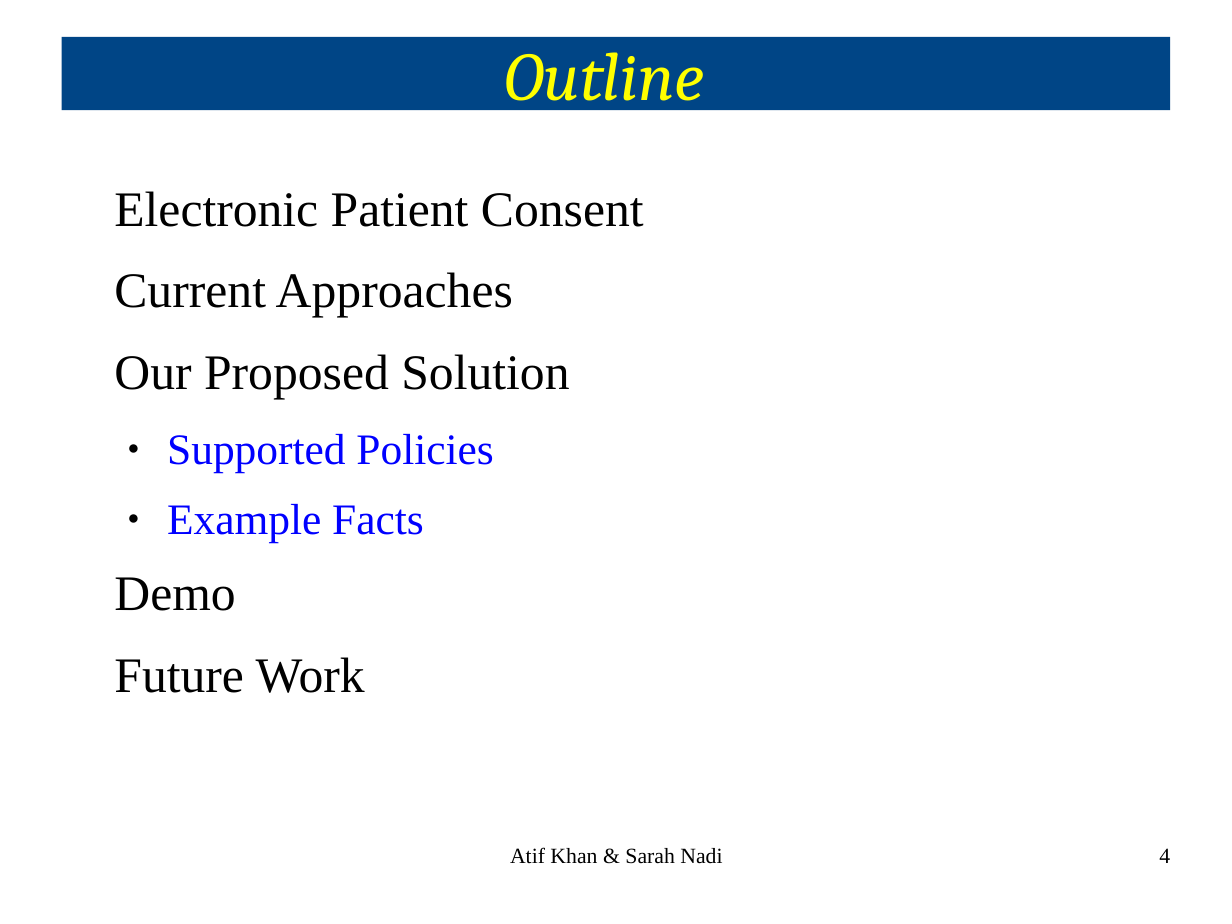
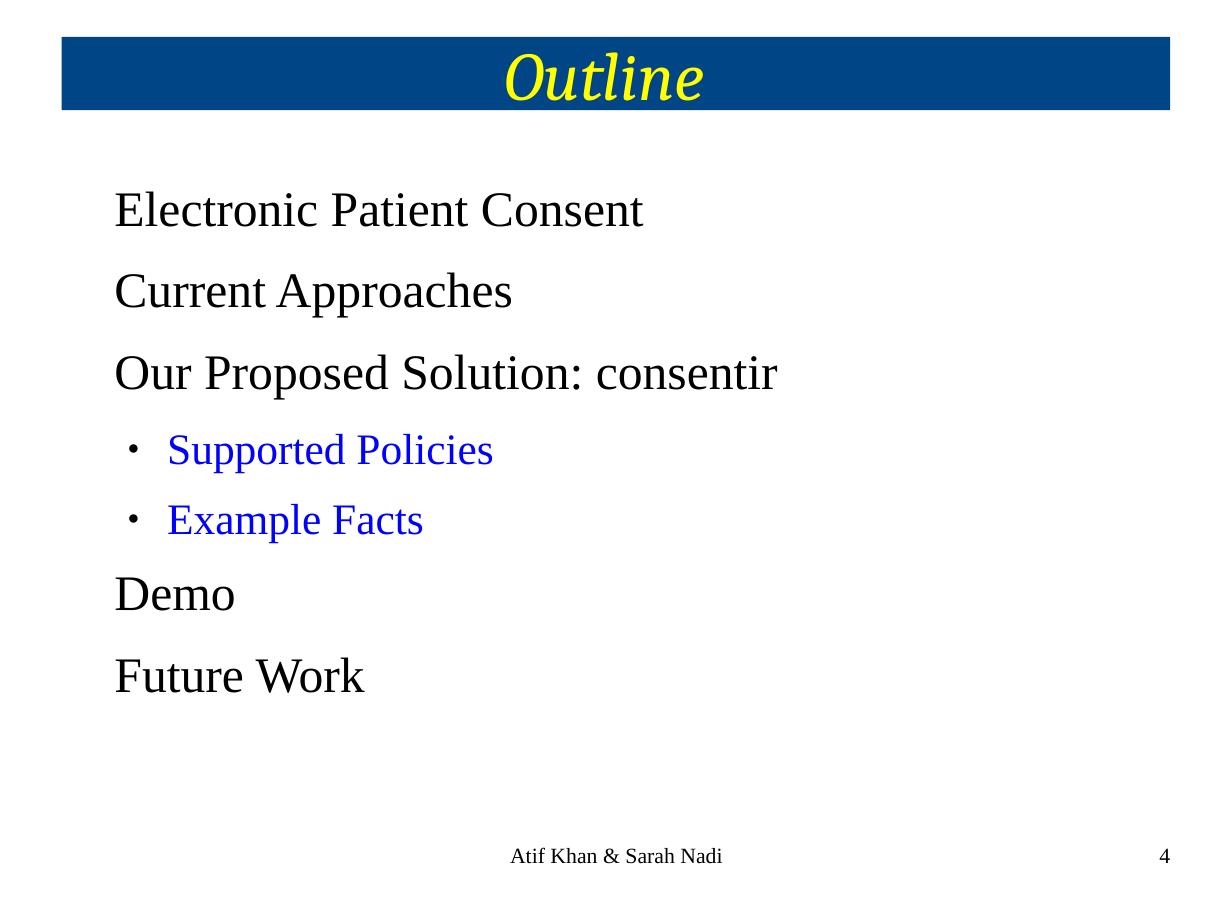
Before and after one commit to snadi/cs898proj, a slide deck: slide 4 of cs898proj/Presentation/CS898ProjPresentation.odp. Drawn at 1232x924 pixels with LibreOffice and Linux fonts; fonts in the diff are those of the drawing. Boxes give left, top, right and bottom in pixels: in the first picture for what was removed or moved away, otherwise in the second. Text is boxed around its words. In the diff, an @@ line names an element or a change of style, - is before the commit and + after.

```diff
--- a/cs898proj/Presentation/CS898ProjPresentation.odp
+++ b/cs898proj/Presentation/CS898ProjPresentation.odp
@@ text at [114,354,778,399]: text changed @@
-Our Proposed Solution
+Our Proposed Solution: consentir
```
Also in this commit, not shown: 2 other slides changed.
